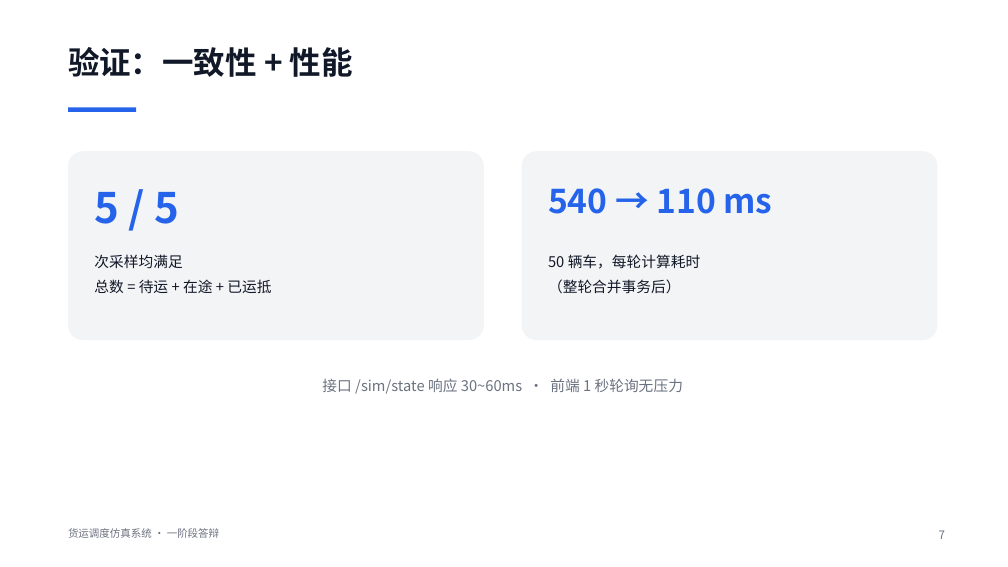
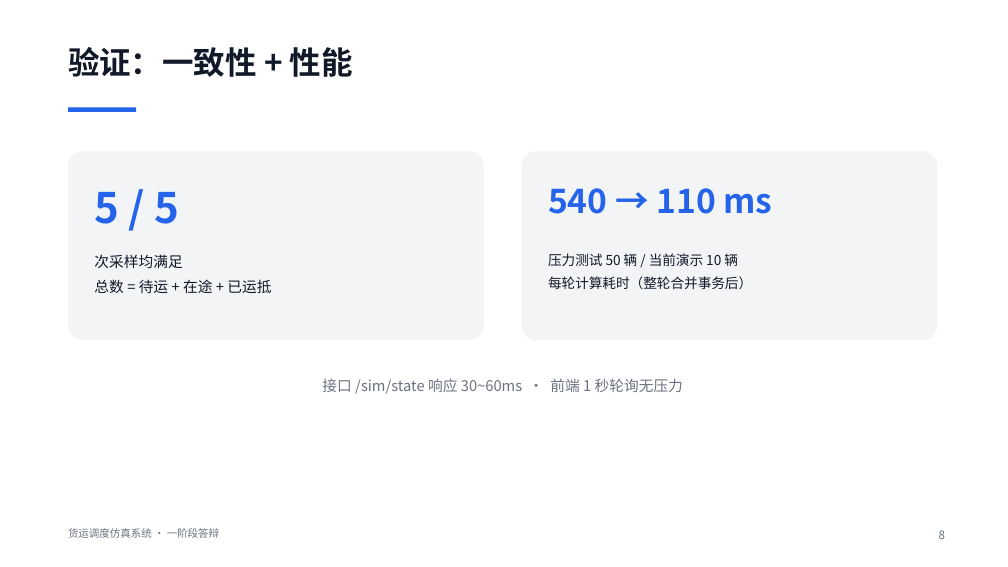
Before and after one commit to legdos/traffic_management_full, a slide deck: slide 8 of 答辩_交通管理仿真系统.pptx (slide 7 before the commit). Drawn at 1008x567 pixels with LibreOffice and Linux fonts; fonts in the diff are those of the drawing. Boxes give left, top, right and bottom in pixels: in the first picture for what was removed or moved away, otherwise in the second. Text is boxed around its words. In the diff, an @@ line names an element or a change of style, - is before the commit and + after.

```diff
--- a/答辩_交通管理仿真系统.pptx
+++ b/答辩_交通管理仿真系统.pptx
@@ text at <box>548,253,752,289</box>: text changed; size 14 to 13 pt @@
-50 辆车，每轮计算耗时
-（整轮合并事务后）
+压力测试 50 辆 / 当前演示 10 辆
+每轮计算耗时（整轮合并事务后）
@@ text at <box>939,530,945,539</box>: text changed @@
-7
+8
```
Also in this commit, not shown: 6 other slides changed, 1 slide added, 7 other files.
